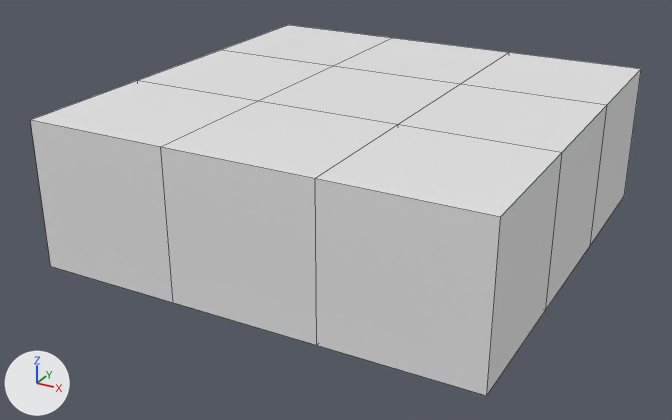
The FBX model Assets/_Prefabs/Grids/Grid.fbx as it was, and as the next commit left it.
Camera for both pictures: a 50 mm lens placed at (2.74, -5.36, 1.78), pointed at (-0.09, -0.2, -0.8). The axes (+X, +Y, +Z) are drawn at lower left. The lights are the same throughout. Mesh edges are drawn as thin lines. Materials are left out; every surface is plain grey. Where no turn or scale is listed for an object, it has been applied to the vertices.

The scene before the commit, as lines of its bpy script (objects in view):
```python
ob_cube = bpy.data.objects.new('Cube', me_cube_001)
ob_cube.location = (0.0, 0.0, 0.0)
ob_cube_001 = bpy.data.objects.new('Cube.001', me_cube_002)
ob_cube_001.location = (0.0, 0.0, 0.0)
ob_cube_002 = bpy.data.objects.new('Cube.002', me_cube_003)
ob_cube_002.location = (0.0, 0.0, 0.0)
ob_cube_003 = bpy.data.objects.new('Cube.003', me_cube_004)
ob_cube_003.location = (0.0, 0.0, 0.0)
ob_cube_004 = bpy.data.objects.new('Cube.004', me_cube_005)
ob_cube_004.location = (0.0, 0.0, 0.0)
ob_cube_005 = bpy.data.objects.new('Cube.005', me_cube_006)
ob_cube_005.location = (0.0, 0.0, 0.0)
ob_cube_006 = bpy.data.objects.new('Cube.006', me_cube_007)
ob_cube_006.location = (0.0, 0.0, 0.0)
ob_cube_007 = bpy.data.objects.new('Cube.007', me_cube_008)
ob_cube_007.location = (0.0, 0.0, 0.0)
ob_cube_008 = bpy.data.objects.new('Cube.008', me_cube_009)
ob_cube_008.location = (0.0, 0.0, 0.0)
```
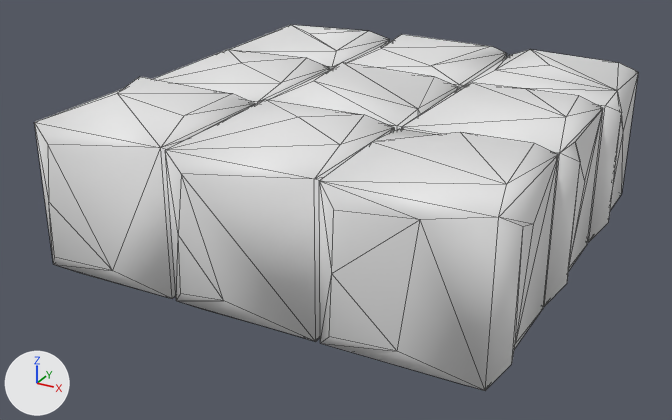
Location of each change, (x1, y1, x2, y2) in pixels of the pictures (672 x 420 px):
'Cube.003', reshaped
    before: (315, 124, 562, 396)
    after: (319, 129, 558, 391)
'Cube.001', reshaped
    before: (161, 101, 398, 345)
    after: (165, 99, 394, 341)
'Cube.005', reshaped
    before: (31, 80, 257, 302)
    after: (34, 77, 255, 299)
'Cube.002', reshaped
    before: (399, 84, 607, 309)
    after: (402, 83, 603, 306)
'Cube.007', reshaped
    before: (461, 52, 641, 245)
    after: (464, 50, 638, 242)
'Cube', reshaped
    before: (259, 66, 460, 124)
    after: (269, 62, 458, 131)
'Cube.004', reshaped
    before: (139, 50, 332, 101)
    after: (154, 49, 330, 104)
'Cube.006', reshaped
    before: (333, 38, 509, 84)
    after: (347, 34, 507, 89)
'Cube.008', reshaped
    before: (221, 25, 391, 66)
    after: (231, 25, 390, 70)
part 1 of me_cube_007, built on
    before: (333, 38, 509, 84)
    after: (347, 34, 507, 89)
part 3 of me_cube_002, built on
    before: (161, 101, 398, 345)
    after: (165, 99, 394, 341)
part 5 of me_cube_005, built on
    before: (139, 50, 332, 101)
    after: (154, 49, 330, 104)
part 7 of me_cube_001, built on
    before: (259, 66, 460, 124)
    after: (269, 62, 458, 131)
part 9 of me_cube_008, built on
    before: (461, 52, 641, 245)
    after: (464, 50, 638, 242)
part 11 of me_cube_004, built on
    before: (315, 124, 562, 396)
    after: (319, 129, 558, 391)
part 13 of me_cube_006, built on
    before: (31, 80, 257, 302)
    after: (34, 77, 255, 299)
part 15 of me_cube_009, built on
    before: (221, 25, 391, 66)
    after: (231, 25, 390, 70)
part 17 of me_cube_003, built on
    before: (399, 84, 607, 309)
    after: (402, 83, 603, 306)

What the commit changed:
me_cube_007 is used by ob_cube_006; location (0.0, 0.0, 0.0).
me_cube_007 had 8 vertices, 6 faces and spanned x -0.5..0.5, y 0.5..1.5, z -1.0..0.0.
me_cube_007 now has 32 vertices, 59 faces and spans x -0.573..0.577, y 0.433..1.571, z -1.067..0.072.
me_cube_007 part 1: the whole mesh is rebuilt.
me_cube_007 part 2: the surface is now shaded smooth.
me_cube_009 is used by ob_cube_008; location (0.0, 0.0, 0.0).
me_cube_009 had 8 vertices, 6 faces and spanned x -1.5..-0.5, y 0.5..1.5, z -1.0..0.0.
me_cube_009 now has 32 vertices, 59 faces and spans x -1.573..-0.423, y 0.433..1.571, z -1.067..0.066.
me_cube_009 part 15: the whole mesh is rebuilt.
me_cube_009 part 16: the surface is now shaded smooth.
me_cube_005 is used by ob_cube_004; location (0.0, 0.0, 0.0).
me_cube_005 had 8 vertices, 6 faces and spanned x -1.5..-0.5, y -0.5..0.5, z -1.0..0.0.
me_cube_005 now has 32 vertices, 59 faces and spans x -1.573..-0.423, y -0.567..0.571, z -1.067..0.068.
me_cube_005 part 5: the whole mesh is rebuilt.
me_cube_005 part 6: the surface is now shaded smooth.
me_cube_006 is used by ob_cube_005; location (0.0, 0.0, 0.0).
me_cube_006 had 8 vertices, 6 faces and spanned x -1.5..-0.5, y -1.5..-0.5, z -1.0..0.0.
me_cube_006 now has 32 vertices, 59 faces and spans x -1.573..-0.423, y -1.567..-0.429, z -1.067..0.074.
me_cube_006 part 13: the whole mesh is rebuilt.
me_cube_006 part 14: the surface is now shaded smooth.
me_cube_002 is used by ob_cube_001; location (0.0, 0.0, 0.0).
me_cube_002 had 8 vertices, 6 faces and spanned x -0.5..0.5, y -1.5..-0.5, z -1.0..0.0.
me_cube_002 now has 32 vertices, 59 faces and spans x -0.573..0.577, y -1.567..-0.429, z -1.067..0.073.
me_cube_002 part 3: the whole mesh is rebuilt.
me_cube_002 part 4: the surface is now shaded smooth.
me_cube_008 is used by ob_cube_007; location (0.0, 0.0, 0.0).
me_cube_008 had 8 vertices, 6 faces and spanned x 0.5..1.5, y 0.5..1.5, z -1.0..0.0.
me_cube_008 now has 32 vertices, 59 faces and spans x 0.427..1.577, y 0.433..1.571, z -1.067..0.075.
me_cube_008 part 9: the whole mesh is rebuilt.
me_cube_008 part 10: the surface is now shaded smooth.
me_cube_001 is used by ob_cube; location (0.0, 0.0, 0.0).
me_cube_001 had 8 vertices, 6 faces and spanned x -0.5..0.5, y -0.5..0.5, z -1.0..0.0.
me_cube_001 now has 32 vertices, 59 faces and spans x -0.573..0.577, y -0.567..0.571, z -1.067..0.072.
me_cube_001 part 7: the whole mesh is rebuilt.
me_cube_001 part 8: the surface is now shaded smooth.
me_cube_003 is used by ob_cube_002; location (0.0, 0.0, 0.0).
me_cube_003 had 8 vertices, 6 faces and spanned x 0.5..1.5, y -0.5..0.5, z -1.0..0.0.
me_cube_003 now has 32 vertices, 59 faces and spans x 0.427..1.577, y -0.567..0.571, z -1.07..0.074.
me_cube_003 part 17: the whole mesh is rebuilt.
me_cube_003 part 18: the surface is now shaded smooth.
me_cube_004 is used by ob_cube_003; location (0.0, 0.0, 0.0).
me_cube_004 had 8 vertices, 6 faces and spanned x 0.5..1.5, y -1.5..-0.5, z -1.0..0.0.
me_cube_004 now has 32 vertices, 59 faces and spans x 0.427..1.577, y -1.567..-0.429, z -1.067..0.069.
me_cube_004 part 11: the whole mesh is rebuilt.
me_cube_004 part 12: the surface is now shaded smooth.
